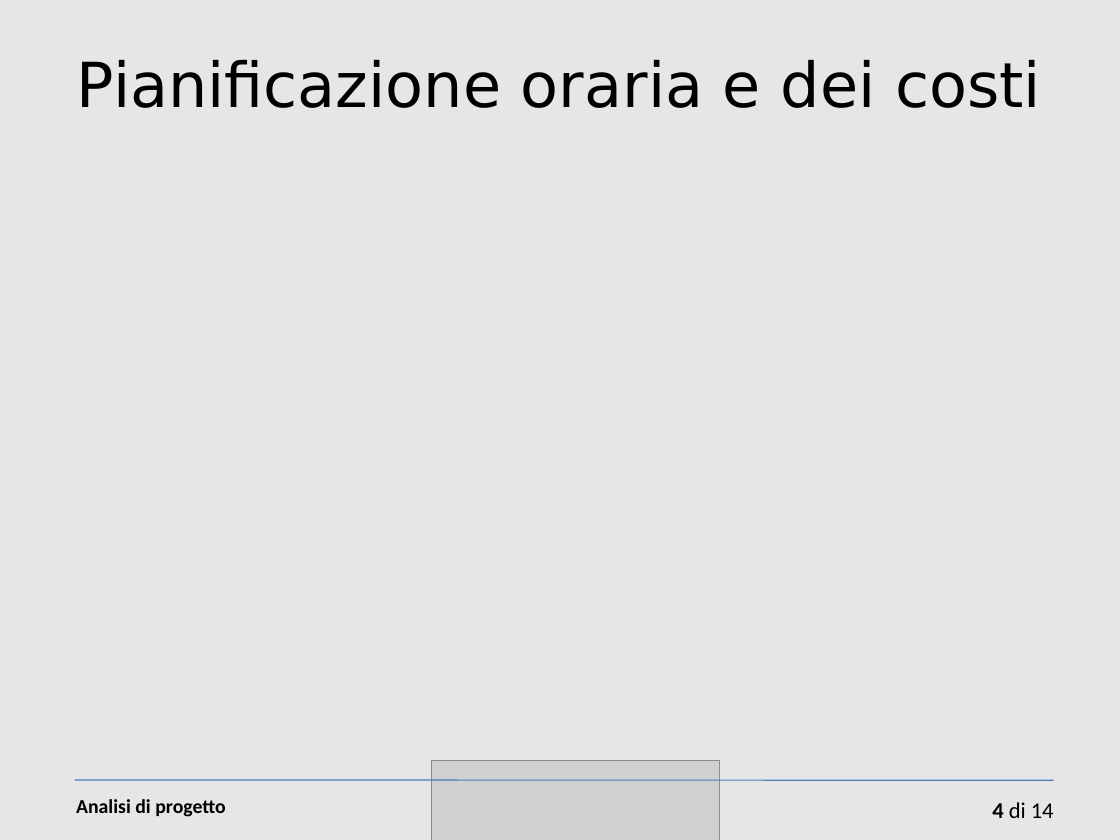
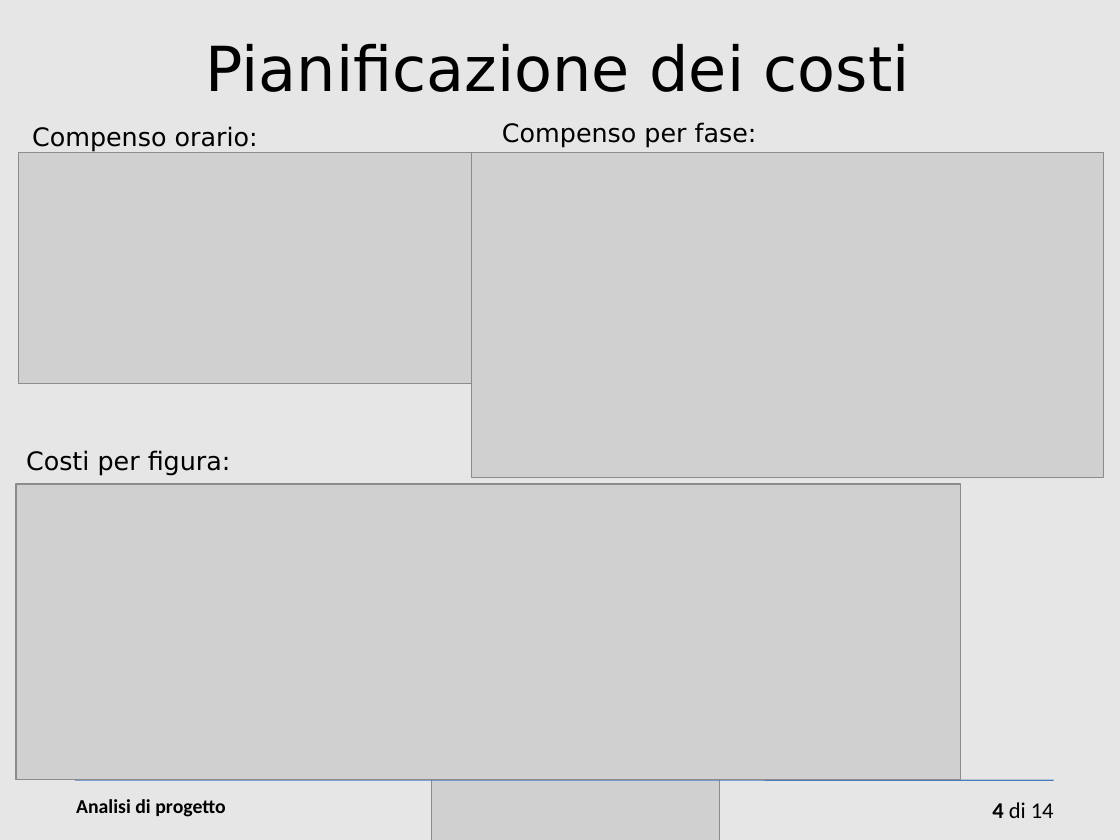
Before and after one commit to sevenfold-IS2011/woty_SGP, a slide deck: slide 4 of 3 pianificazione/Presentazione-cap3.ppt. Drawn at 1120x840 pixels with LibreOffice and Linux fonts; fonts in the diff are those of the drawing; grey boxes stand for pictures. Boxes give left, top, right and bottom in pixels: in the first picture for what was removed or moved away, otherwise in the second. Text is boxed around its words. In the diff, an @@ line names an element or a change of style, - is before the commit and + after.

Commit message:
slide avanti

```diff
--- a/3 pianificazione/Presentazione-cap3.ppt
+++ b/3 pianificazione/Presentazione-cap3.ppt
@@ text at (206,44,910,92): text changed @@
-Pianificazione oraria e dei costi
+Pianificazione dei costi
@@ text added at (32,126,258,152), 18 pt, text #000000 @@
+Compenso orario:
@@ text added at (502,122,757,148), 18 pt, text #000000 @@
+Compenso per fase:
@@ picture added at (18,153,632,384) @@
@@ picture added at (473,153,1105,479) @@
@@ text added at (26,450,231,476), 18 pt, text #000000 @@
+Costi per figura:
@@ picture added at (16,484,961,780) @@
```
Also in this commit, not shown: 3 other files.
